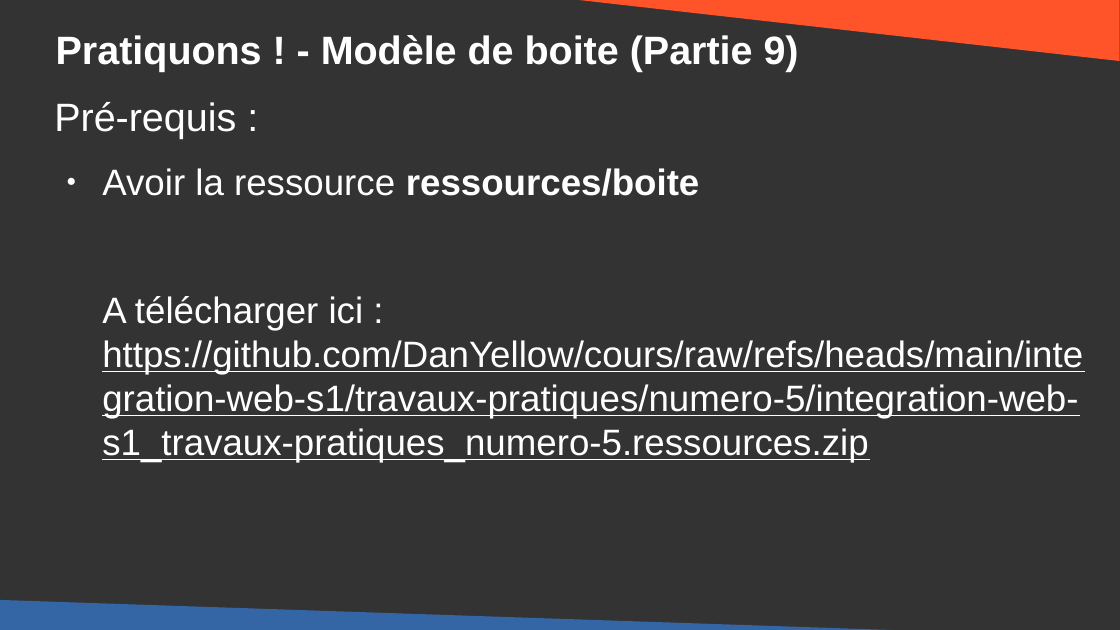
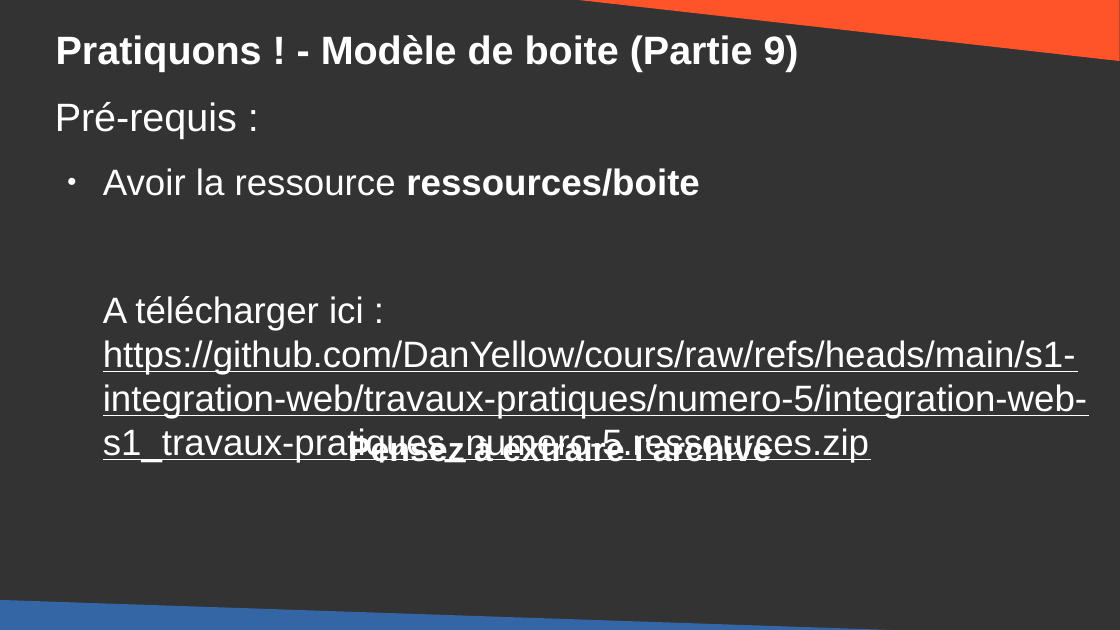
Before and after one commit to DanYellow/cours, a slide deck: slide 85 of s1-integration-web/travaux-pratiques/numero-5/presentation.odp. Drawn at 1120x630 pixels with LibreOffice and Linux fonts; fonts in the diff are those of the drawing. Boxes give left, top, right and bottom in pixels: in the first picture for what was removed or moved away, otherwise in the second. Text is boxed around its words. In the diff, an @@ line names an element or a change of style, - is before the commit and + after.

Commit message:
s1-integration-web@TP#5 - Update instructions

```diff
--- a/s1-integration-web/travaux-pratiques/numero-5/presentation.odp
+++ b/s1-integration-web/travaux-pratiques/numero-5/presentation.odp
@@ text at box(103, 296, 1087, 462): text changed @@
-A télécharger ici : https://github.com/DanYellow/cours/raw/refs/heads/main/integration-web-s1/travaux-pratiques/numero-5/integration-web-s1_travaux-pratiques_numero-5.ressources.zip
+A télécharger ici : https://github.com/DanYellow/cours/raw/refs/heads/main/s1-integration-web/travaux-pratiques/numero-5/integration-web-s1_travaux-pratiques_numero-5.ressources.zip
@@ title added at box(348, 434, 771, 468), 24 pt, text #FFFFFF, bold @@
+Pensez à extraire l’archive
```
Also in this commit, not shown: 8 other slides changed, 4 other files.
